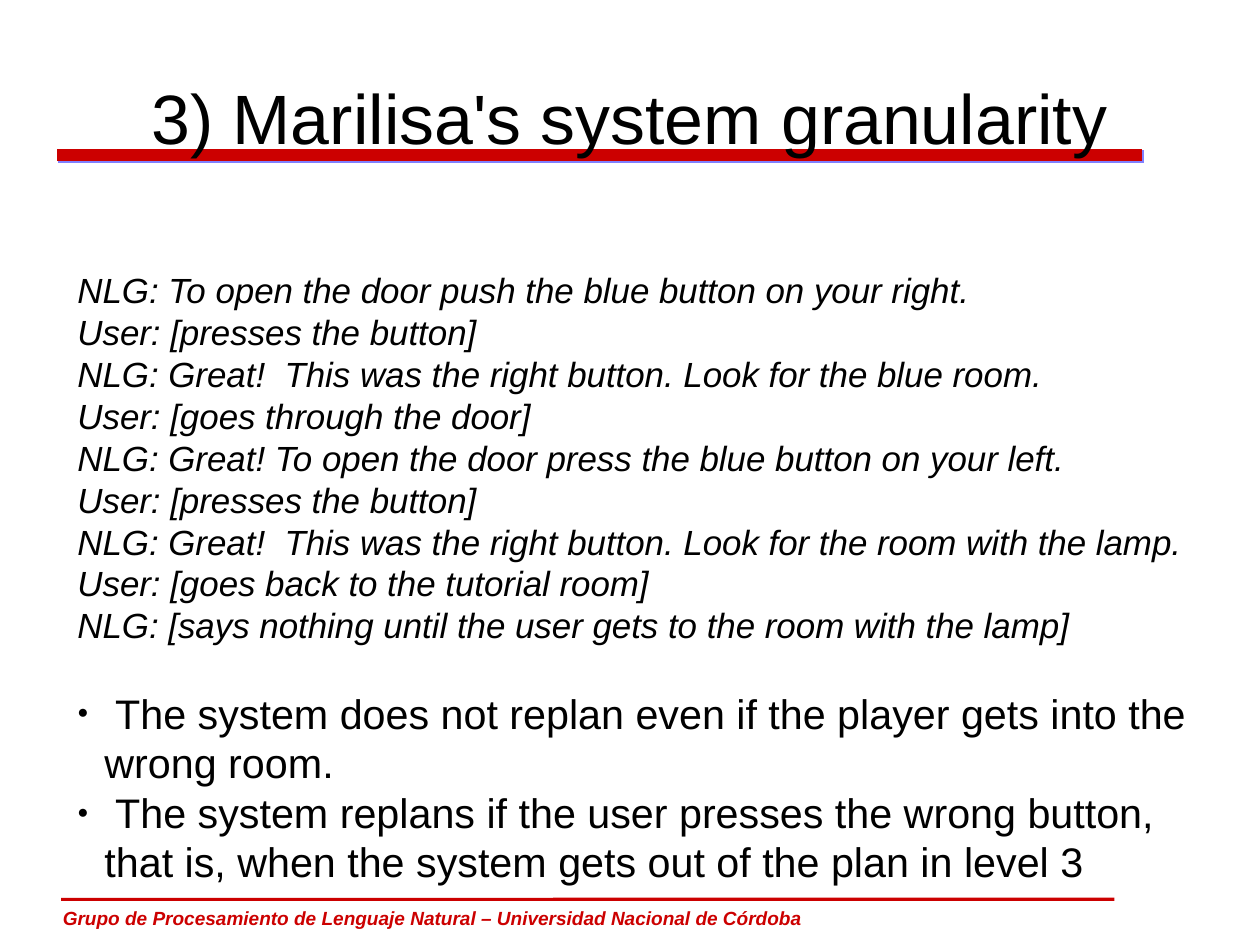
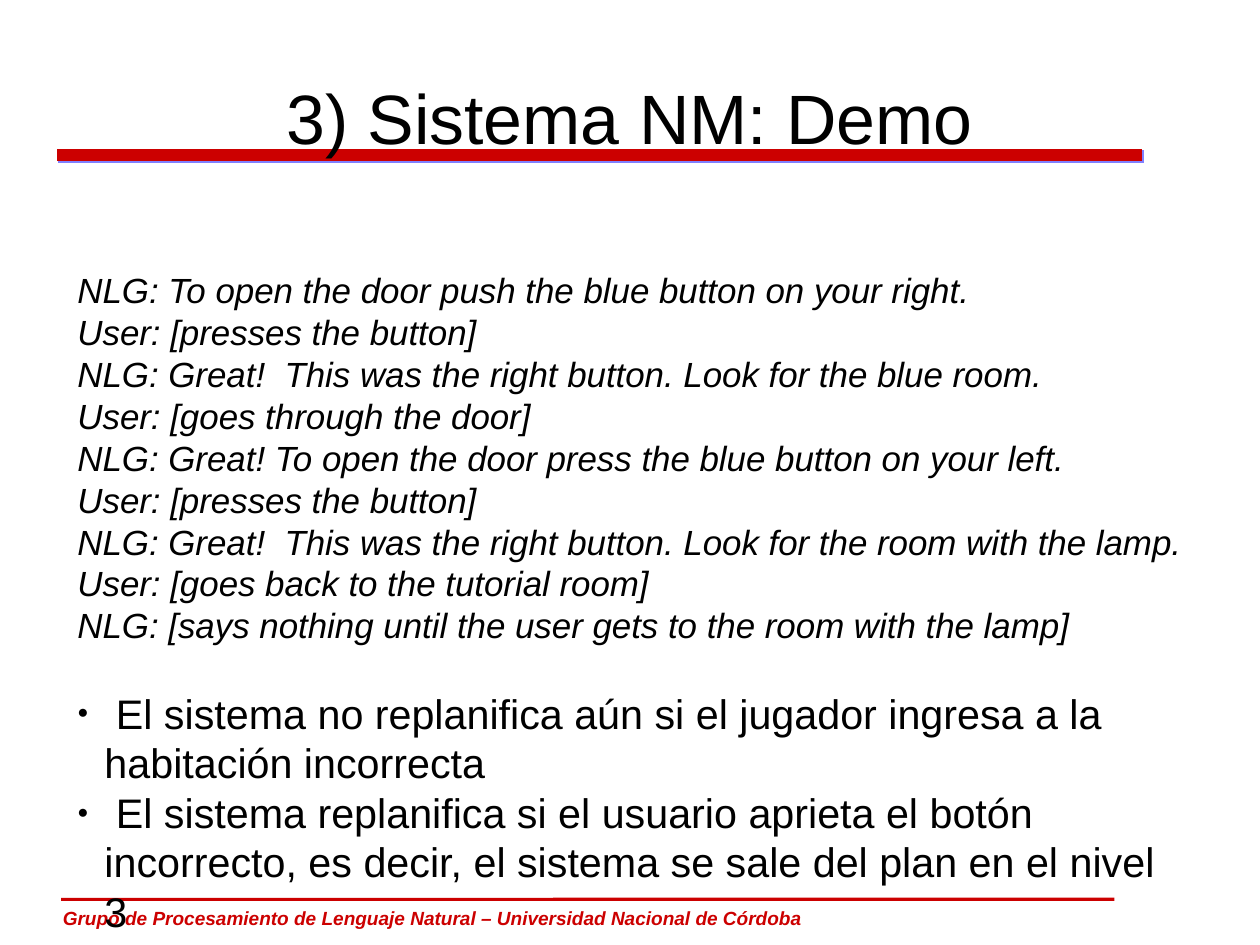
Before and after one commit to carlosareces/elic10, a slide deck: slide 23 of slides/dia5.odp (slide 17 before the commit). Drawn at 1260x945 pixels with LibreOffice and Linux fonts; fonts in the diff are those of the drawing; background and template pictures are left out. Boxes give left, top, right and bottom in pixels: in the first picture for what was removed or moved away, otherwise in the second. Text is boxed around its words. In the diff, an @@ line names an element or a change of style, - is before the commit and + after.

```diff
--- a/slides/dia5.odp
+++ b/slides/dia5.odp
@@ title at bbox=[286, 93, 972, 157]: text changed @@
-3) Marilisa's system granularity
+3) Sistema NM: Demo
@@ text at bbox=[104, 698, 1155, 928]: text changed @@
-● The system does not replan even if the player gets into the wrong room.
-● The system replans if the user presses the wrong button, that is, when the system gets out of the plan in level 3
+● El sistema no replanifica aún si el jugador ingresa a la habitación incorrecta
+● El sistema replanifica si el usuario aprieta el botón incorrecto, es decir, el sistema se sale del plan en el nivel 3
```
Also in this commit, not shown: 14 other slides changed, 14 slides added, 5 slides removed.
